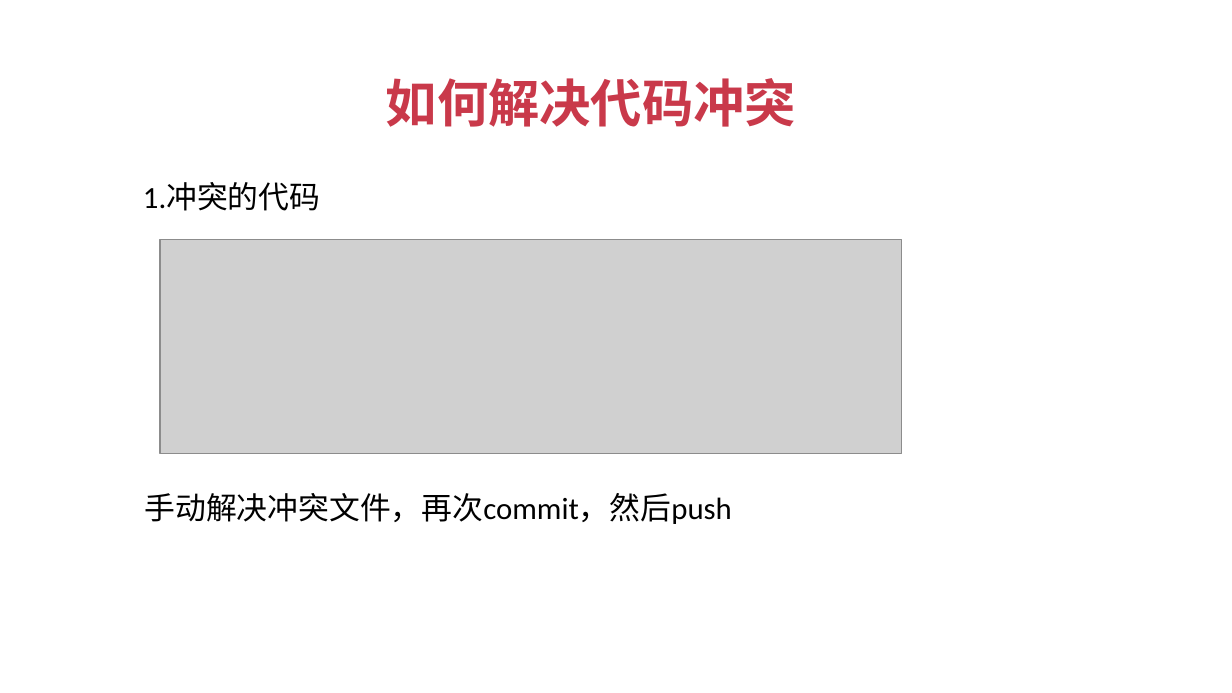
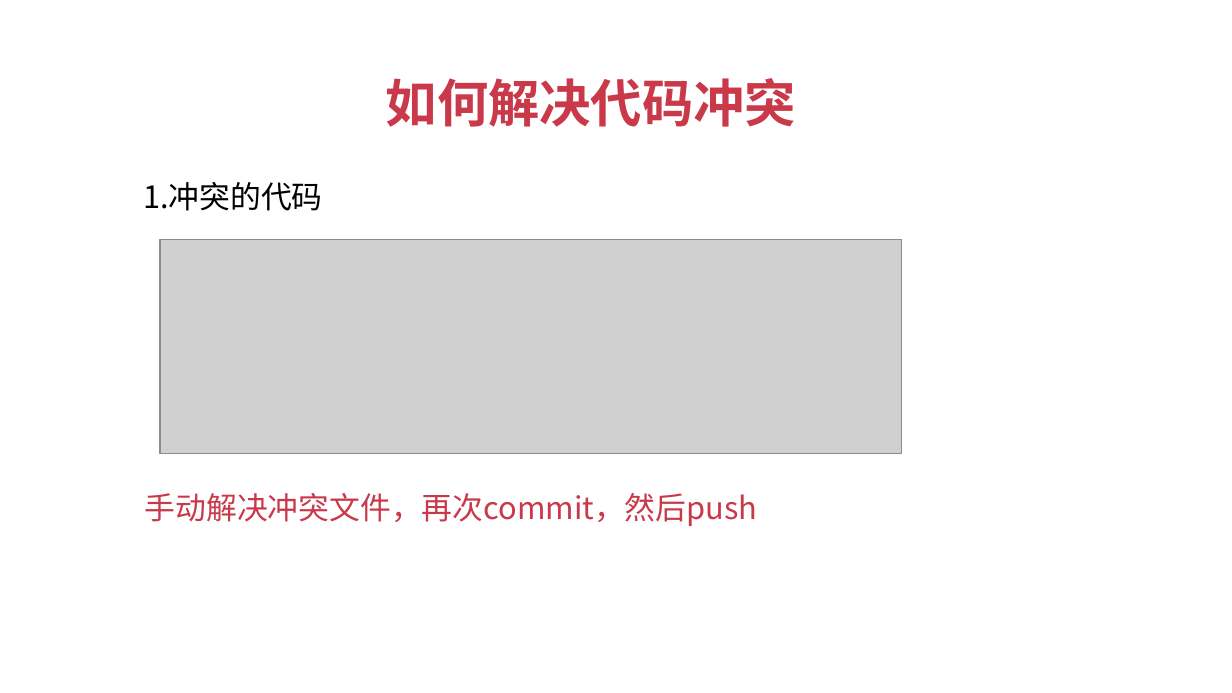
Before and after one commit to JSFFZL/Courseware-PPT, a slide deck: slide 17 of github.pptx. Drawn at 1232x693 pixels with LibreOffice and Linux fonts; fonts in the diff are those of the drawing; grey boxes stand for pictures; background and template pictures are left out. Boxes give left, top, right and bottom in pixels: in the first picture for what was removed or moved away, otherwise in the second. Text is boxed around its words. In the diff, an @@ line names an element or a change of style, - is before the commit and + after.

```diff
--- a/github.pptx
+++ b/github.pptx
@@ text "1.冲突的代码" at (143, 182, 323, 211): font Calibri to Noto Sans CJK SC @@
@@ text "手动解决冲突文件，再次commit，然后push" at (145, 493, 758, 526): font Calibri to Noto Sans CJK SC, text colour #000000 to #C9394A @@
```
Also in this commit, not shown: 4 other slides changed.
